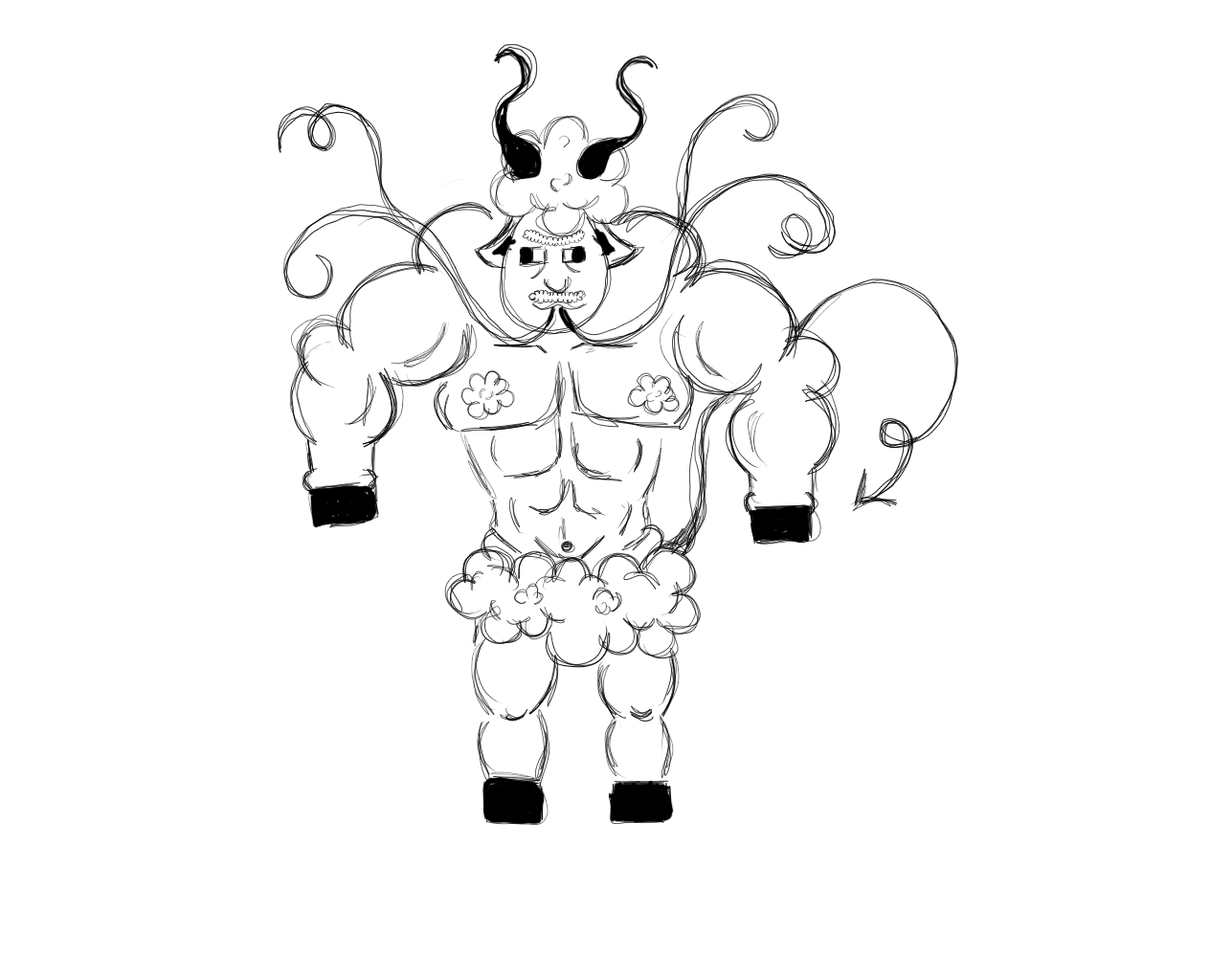
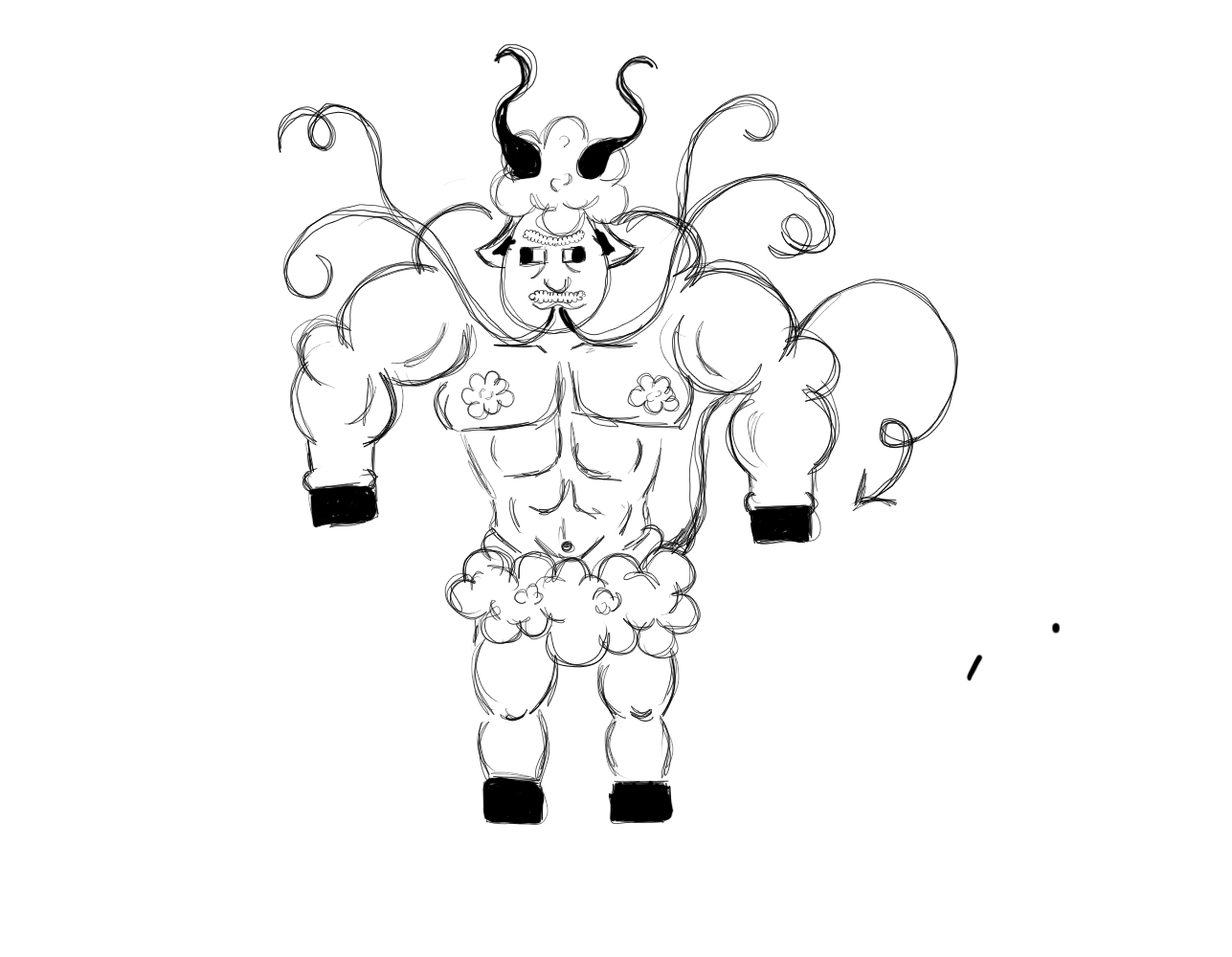
Revision of a layered 1232 × 957 image; what changed, layer by layer:
painted on "tong R" over bbox(965, 622, 1061, 682)
